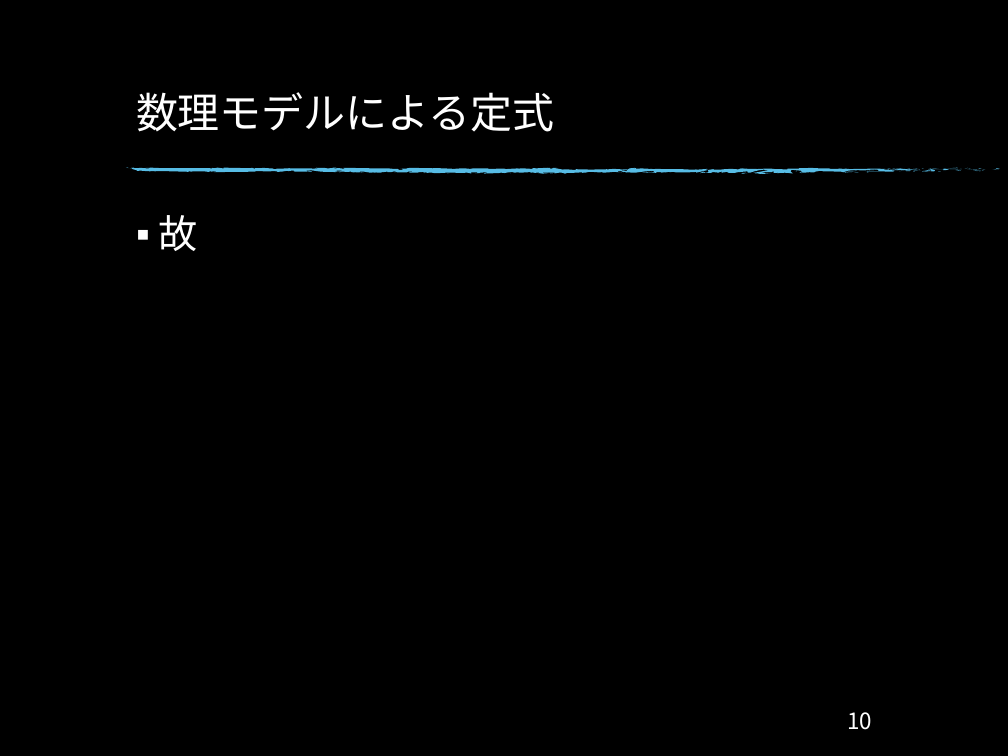
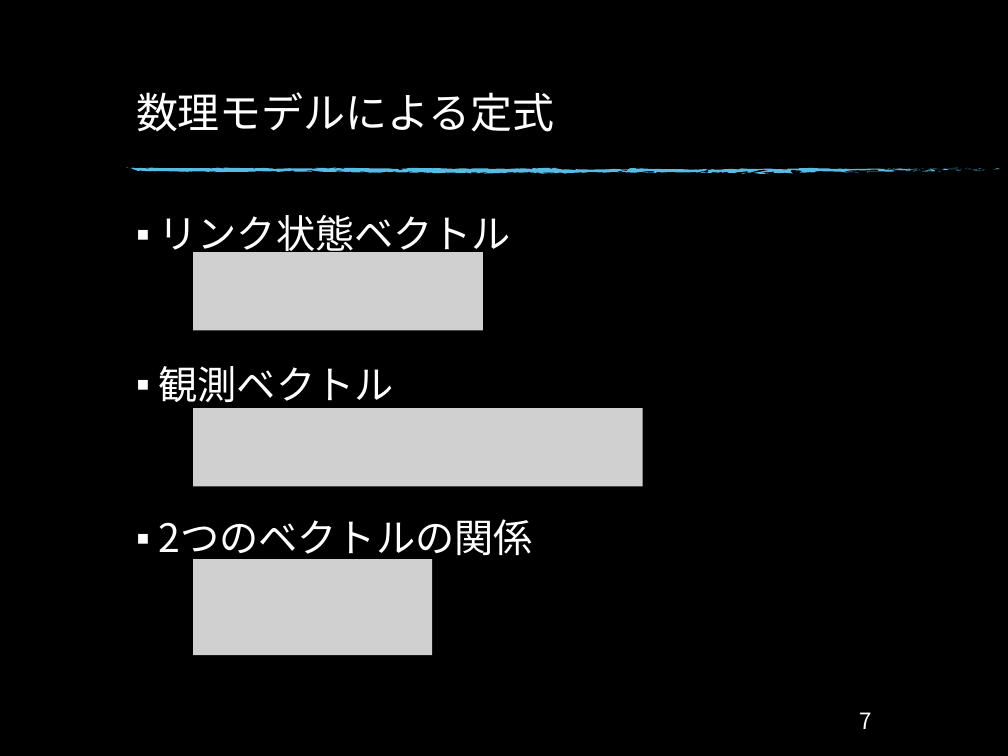
Before and after one commit to Ryo0021300/Monograph, a slide deck: slide 8 of Monograph/卒研発表_34.pptx (slide 11 before the commit). Drawn at 1008x756 pixels with LibreOffice and Linux fonts; fonts in the diff are those of the drawing; grey boxes stand for pictures; background and template pictures are left out. Boxes give left, top, right and bottom in pixels: in the first picture for what was removed or moved away, otherwise in the second. Text is boxed around its words. In the diff, an @@ line names an element or a change of style, - is before the commit and + after.

```diff
--- a/Monograph/卒研発表_34.pptx
+++ b/Monograph/卒研発表_34.pptx
@@ text at (159,215,533,563): text changed @@
-▪ 故
+▪ リンク状態ベクトル
+▪ 観測ベクトル
+▪ 2つのベクトルの関係
@@ picture added at (194,252,483,331) @@
@@ picture added at (194,408,643,487) @@
@@ picture added at (194,559,432,655) @@
@@ page number at (860,712,872,729): text changed @@
-10
+7
```
Also in this commit, not shown: 12 other slides changed, 1 slide added, 7 slides removed, 7 other files.
